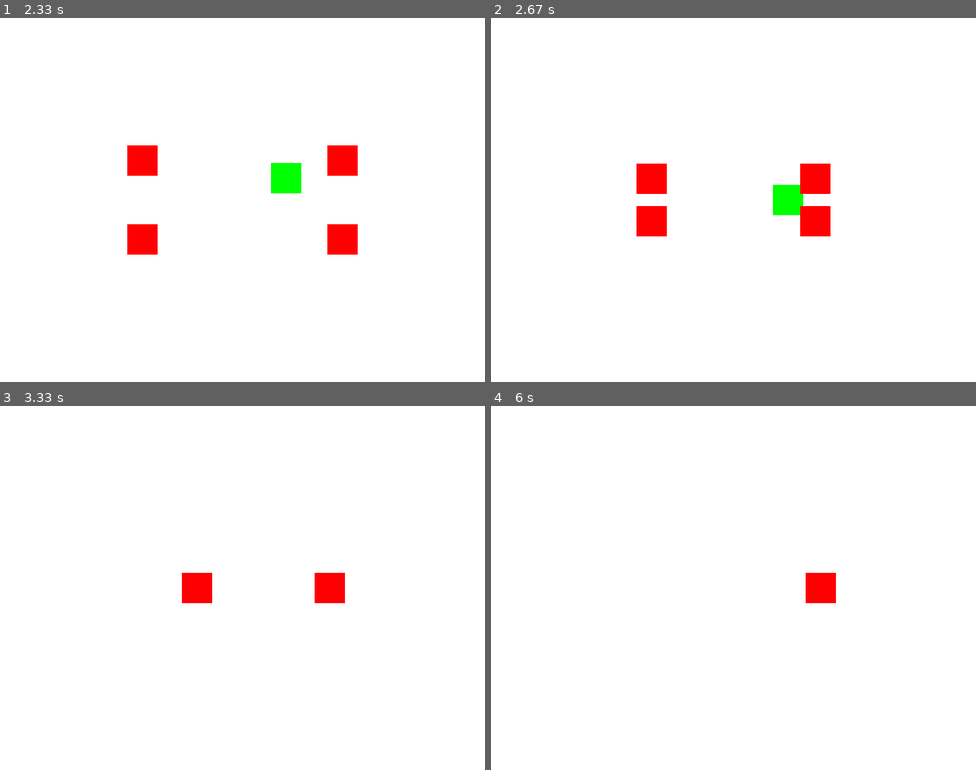
Above: before the commit, frames 1-4 (two rows, left to right).
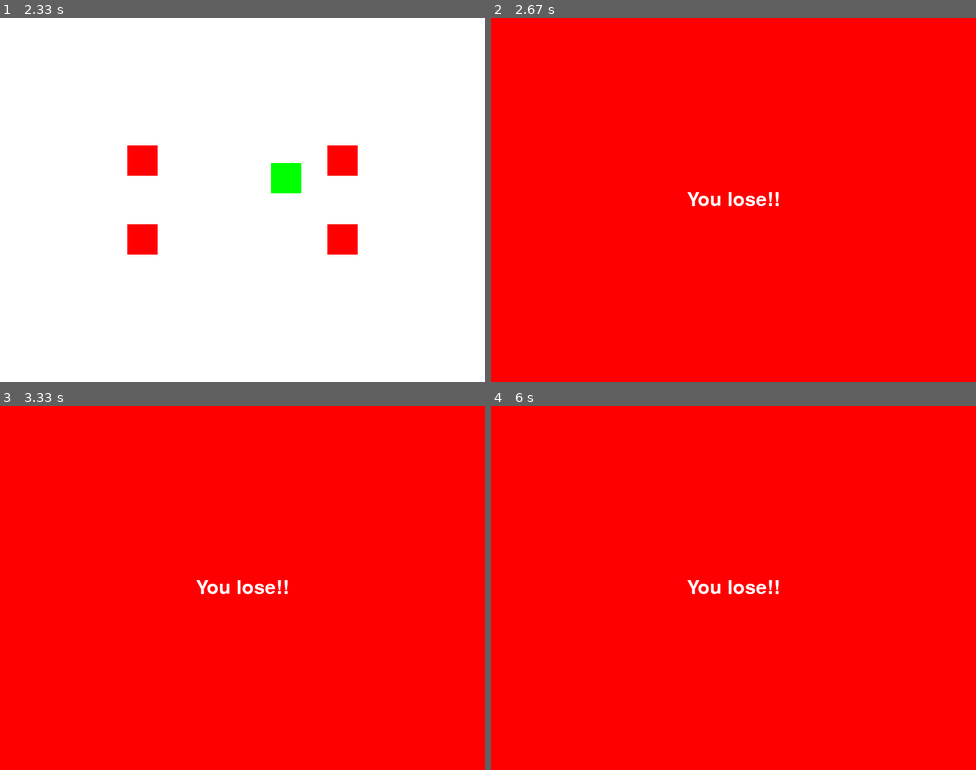
Above: after the commit, the same moments.

Repository: JoZonneveld/TCR_pygame
Game: pygame game, started from Main.py
The game is run twice, just before and just after one commit, with the same random seed, the same clock (stepped at 60 frames per second) and the same inputs.
Inputs:
- Up to frame 1 (2.33 s): hold Right 0.33-0.8 s; hold Up 0.83-1.13 s; hold Right 1.17-1.63 s; hold Left 1.67-2.2 s; hold Down from 2.23 s (still down)
- Up to frame 2 (2.67 s): release Down at 2.53 s; hold Right from 2.57 s (still down)
- Up to frame 3 (3.33 s): release Right at 2.97 s
- Up to frame 4 (6 s): no input

Frame 1 is identical in both runs. In frame 2, 98% of the frame differs, in the area x 0-100%, y 0-100%; in frame 3, 99%; in frame 4, 99%.

Commit message:
collision

Diff:
--- a/Main.py
+++ b/Main.py
@@ -29,10 +29,41 @@
                     return False
         return True
 
+    def __check_collision(self):
+        for enemy in self.__enemies:
+            if enemy.alive:
+                self.__collision_detection(self.__player, enemy)
+                for e in self.__enemies:
+                    if e.alive and (e is not enemy):
+                        self.__collision_detection(e, enemy)
+
+    @staticmethod
+    def __collision_detection(rect1, rect2):
+        rect1_top = rect1.get_vector()
+        rect1_bottom = Vector(rect1.get_vector().x + rect1.get_width(), rect1.get_vector().y + rect1.get_height())
+
+        rect2_top = rect2.get_vector()
+        rect2_bottom = Vector(rect2.get_vector().x + rect2.get_width(), rect2.get_vector().y + rect2.get_height())
+
+        if ((rect1_bottom.x >= rect2_top.x >= rect1_top.x) or (rect1_bottom.x >= rect2_bottom.x >= rect1_top.x))\
+                and (
+                (rect1_bottom.y >= rect2_top.y >= rect1_top.y) or (rect1_bottom.y >= rect2_bottom.y >= rect1_top.y)
+        ):
+            rect1.alive = False
+            rect2.alive = False
+
+    def check_enemy_lives(self):
+        alive = True
+        for enemy in self.__enemies:
+            if enemy.alive:
+                alive = False
+        return alive
+
     def update(self):
         self.__player.update()
         for enemy in self.__enemies:
             enemy.update()
+        self.__check_collision()
 
     def draw(self):
         self.__player.draw()
@@ -41,12 +72,27 @@
 
     def run(self):
         run_game = True
+        font = pygame.font.Font('freesansbold.ttf', 32)
+
         while run_game:
             self.__screen.fill(white)
+            if not self.__player.alive:
+                self.__screen.fill(red)
+                text = font.render('You lose!!', True, white)
+                text_rect = text.get_rect()
+                text_rect.center = (screen_width // 2, screen_height // 2)
+                self.__screen.blit(text, text_rect)
+            elif self.check_enemy_lives():
+                self.__screen.fill(green)
+                text = font.render('You win!!', True, white)
+                text_rect = text.get_rect()
+                text_rect.center = (screen_width // 2, screen_height // 2)
+                self.__screen.blit(text, text_rect)
+            else:
+                self.update()
+                self.draw()
+
             run_game = self.__quit_program()
-
-            self.update()
-            self.draw()
 
             pygame.display.update()
             self.__clock.tick(90)
--- a/enemy/Enemy.py
+++ b/enemy/Enemy.py
@@ -8,23 +8,37 @@
         self.__screen = screen
         self.__vector = vector
         self.__player_position = player_position
+        self.alive = True
 
     def update(self):
-        if self.__vector.x > self.__player_position.x:
-            self.__vector.x -= enemy_speed
-        elif self.__vector.x < self.__player_position.x:
-            self.__vector.x += enemy_speed
+        if self.alive:
+            if self.__vector.x > self.__player_position.x:
+                self.__vector.x -= enemy_speed
+            elif self.__vector.x < self.__player_position.x:
+                self.__vector.x += enemy_speed
 
-        if self.__vector.y > self.__player_position.y:
-            self.__vector.y -= enemy_speed
-        elif self.__vector.y < self.__player_position.y:
-            self.__vector.y += enemy_speed
+            if self.__vector.y > self.__player_position.y:
+                self.__vector.y -= enemy_speed
+            elif self.__vector.y < self.__player_position.y:
+                self.__vector.y += enemy_speed
 
     def draw(self):
-        pygame.draw.rect(
-            self.__screen,
-            enemy_color,
-            pygame.Rect(
-                (self.__vector.x, self.__vector.y, 50, 50)
+        if self.alive:
+            pygame.draw.rect(
+                self.__screen,
+                enemy_color,
+                pygame.Rect(
+                    (self.__vector.x, self.__vector.y, 50, 50)
+                )
             )
-        )
+
+    def get_vector(self):
+        return self.__vector
+
+    @staticmethod
+    def get_width():
+        return 50
+
+    @staticmethod
+    def get_height():
+        return 50
--- a/player/Player.py
+++ b/player/Player.py
@@ -9,38 +9,52 @@
         self.__vector = vector
         self.__width = width
         self.__height = height
+        self.alive = True
 
     def update(self):
-        keys = pygame.key.get_pressed()
 
-        if keys[pygame.K_LEFT]:
-            self.__vector.x -= player_speed
-            if self.__vector.x < 0:
-                self.__vector.x = 0
+        if self.alive:
+            keys = pygame.key.get_pressed()
 
-        if keys[pygame.K_RIGHT]:
-            self.__vector.x += player_speed
-            if self.__vector.x > screen_width - self.__width:
-                self.__vector.x = (screen_width - self.__width)
+            if keys[pygame.K_LEFT]:
+                self.__vector.x -= player_speed
+                if self.__vector.x < 0:
+                    self.__vector.x = 0
 
-        if keys[pygame.K_UP]:
-            self.__vector.y -= player_speed
-            if self.__vector.y < 0:
-                self.__vector.y = 0
+            if keys[pygame.K_RIGHT]:
+                self.__vector.x += player_speed
+                if self.__vector.x > screen_width - self.__width:
+                    self.__vector.x = (screen_width - self.__width)
 
-        if keys[pygame.K_DOWN]:
-            self.__vector.y += player_speed
-            if self.__vector.y > screen_height - self.__height:
-                self.__vector.y = (screen_height - self.__height)
+            if keys[pygame.K_UP]:
+                self.__vector.y -= player_speed
+                if self.__vector.y < 0:
+                    self.__vector.y = 0
+
+            if keys[pygame.K_DOWN]:
+                self.__vector.y += player_speed
+                if self.__vector.y > screen_height - self.__height:
+                    self.__vector.y = (screen_height - self.__height)
 
     def draw(self):
-        pygame.draw.rect(
-            self.__screen,
-            player_color,
-            pygame.Rect(
-                (self.__vector.x, self.__vector.y, self.__width, self.__height)
+
+        if self.alive:
+            pygame.draw.rect(
+                self.__screen,
+                player_color,
+                pygame.Rect(
+                    (self.__vector.x, self.__vector.y, self.__width, self.__height)
+                )
             )
-        )
 
     def get_player_center(self):
         return self.__vector
+
+    def get_vector(self):
+        return self.__vector
+
+    def get_width(self):
+        return self.__width
+
+    def get_height(self):
+        return self.__height
